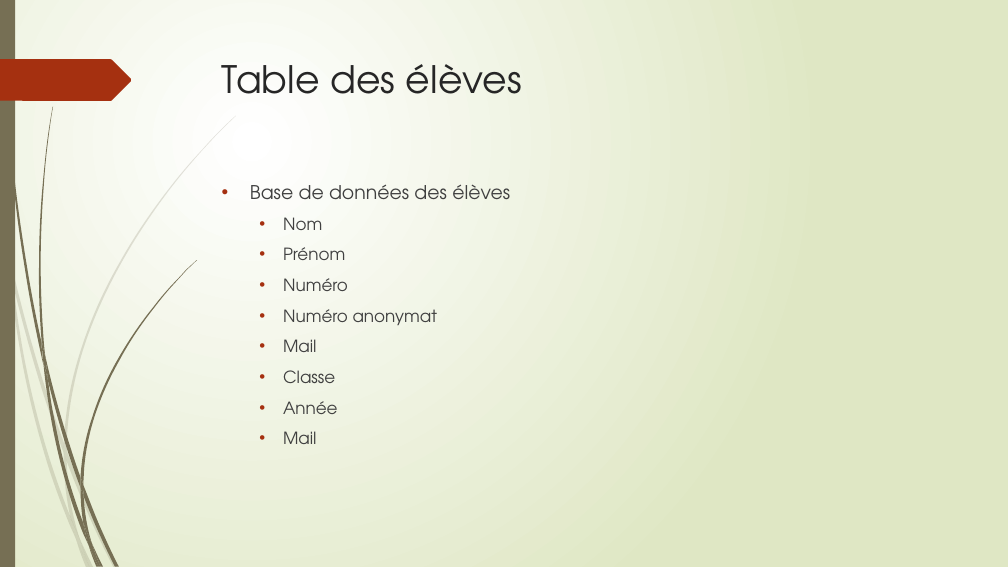
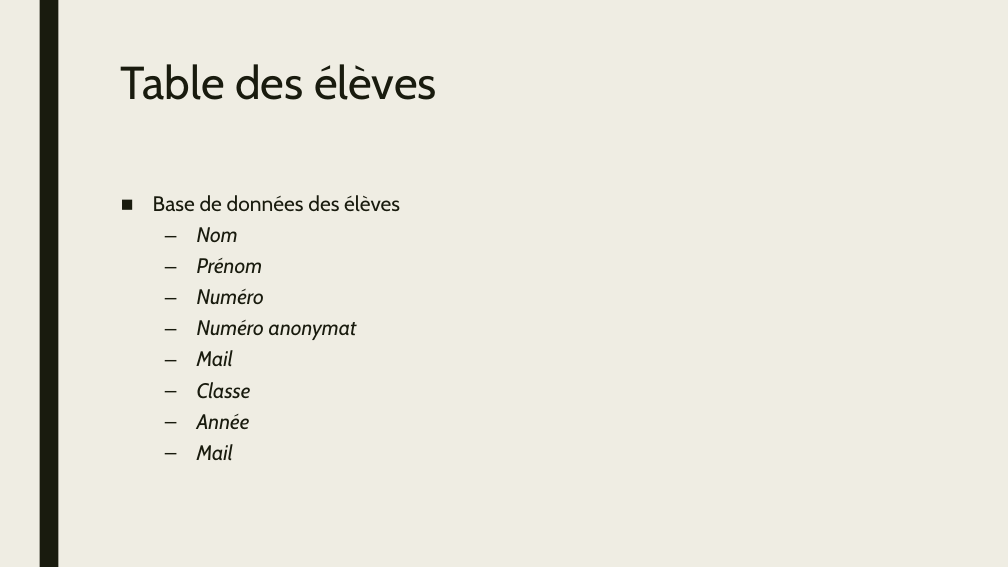
Before and after one commit to xpessoles/EvaluationCompetences, a slide deck: slide 11 of EvaluationParCompetences.pptx (slide 5 before the commit). Drawn at 1008x567 pixels with LibreOffice and Linux fonts; fonts in the diff are those of the drawing. Boxes give left, top, right and bottom in pixels: in the first picture for what was removed or moved away, otherwise in the second. Text is boxed around its words. In the diff, an @@ line names an element or a change of style, - is before the commit and + after.

```diff
--- a/EvaluationParCompetences.pptx
+++ b/EvaluationParCompetences.pptx
@@ background gradient #FFFFFF to #DFE8C4 to #EFEDE3 @@
@@ rectangle: place and size @@
-rectangle at (0,0,15,567)
+rectangle at (39,0,58,567)
@@ rectangle at (39,0,58,567): fill #766F54 to #191B0E @@
@@ freeform shape removed at (0,59,132,101) @@
@@ title "Table des élèves": place and size @@
-title "Table des élèves" at (222,64,522,94)
+title "Table des élèves" at (121,64,437,100)
@@ title "Table des élèves" at (121,64,437,100): size 36 to 44 pt, font TeX Gyre Adventor to Cabin, text colour #262626 to #191B0E; line spacing 1 to 0.89 @@
@@ text "Base de données des élèves": place and size @@
-text "Base de données des élèves" at (250,184,510,444)
+text "Base de données des élèves" at (153,195,400,461)
@@ text "Base de données des élèves" at (153,195,400,461): size 18 to 20 pt in "Base de données des élèves"; font TeX Gyre Adventor to Cabin, text colour #404040 to #191B0E; size 16 to 20 pt, italic on in "Nom", "Prénom", "Numéro", "Numéro anonymat" and 4 more places; bullet • to ■; line spacing 1 to 0.94; more space between paragraphs; bullet • to –; less space between paragraphs @@
@@ group removed at (0,116,236,567): 10 freeform shapes @@
@@ group removed at (2,0,197,567): 12 freeform shapes @@
```
Also in this commit, not shown: 11 other slides changed, 7 slides added, 4 other files.
